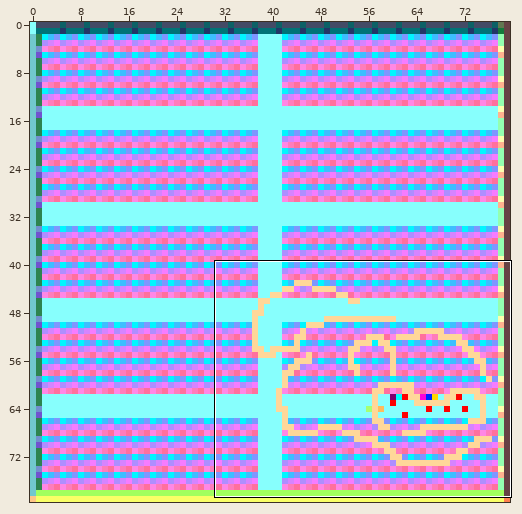
Edited in one commit: sprite sheet (bin/map_1.png). The picture above shows the old version from afar; the outline marks the close-up.
Close-up. Before the edit:
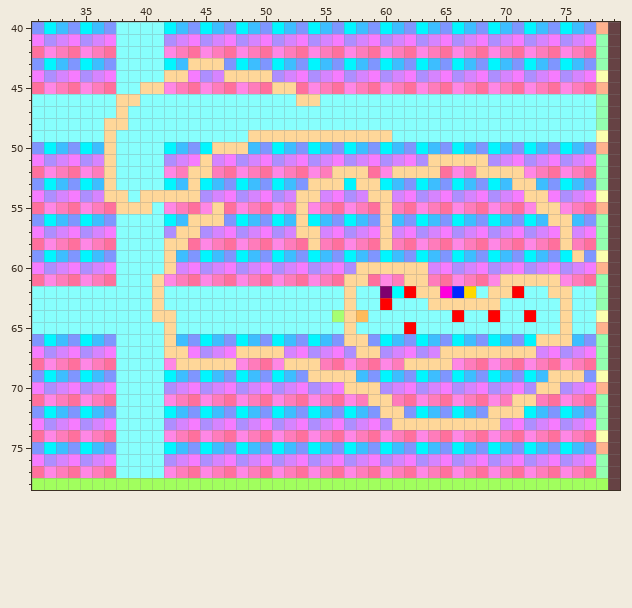
The file is 80x80 pixels. Colours within 5 levels of each other are drawn and written as one. Shown: x 31..79, y 40..78.
After:
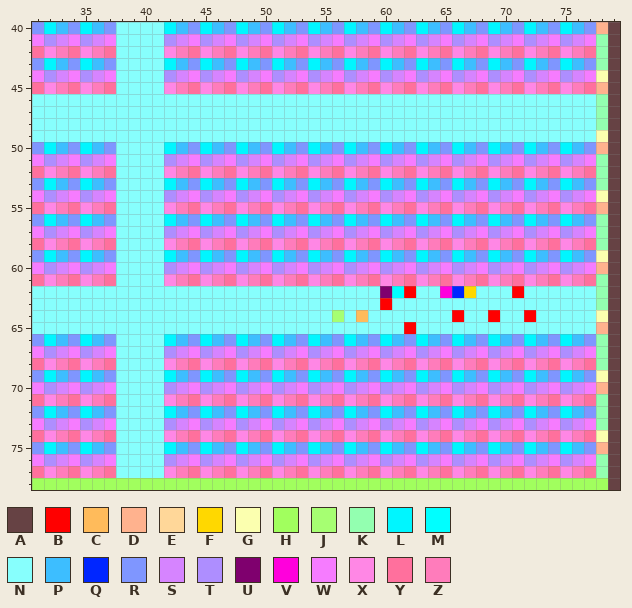
Palette (. is transparent): A #664244  B #ff0000  C #ffbb5b  D #ffb28e  E #ffd799  F #ffd800  G #fbffaf  H #a1ff5e  J #a6ff72  K #93ffb0  L #00f6ff  M #00ffff  N #87fffd  P #3dbeff  Q #0026ff  R #7f96ff  S #d684ff  T #ae8eff  U #7f006e  V #ff00dc  W #f67cff  X #ff87e5  Y #ff709d  Z #ff7cbb
Diff:
@@ x 31..79 @@
 42 YXZYXZYNNNNXZYXZYXZYXZYXZYXZYXZYXZYXZYXZYXZYXZYKA
-43 RLPRLPRNNNNLPEEERLPRLPRLPRLPRLPRLPRLPRLPRLPRLPRKA
-44 WTSWTSWNNNNEEWTSEEEETSWTSWTSWTSWTSWTSWTSWTSWTSWGA
-45 YXZYXZYNNEEXZYXZYXZYEEYXZYXZYXZYXZYXZYXZYXZYXZYDA
-46 NNNNNNNEENNNNNNNNNNNNNEENNNNNNNNNNNNNNNNNNNNNNNKA
-47 NNNNNNNENNNNNNNNNNNNNNNNNNNNNNNNNNNNNNNNNNNNNNNKA
-48 NNNNNNEENNNNNNNNNNNNNNNNNNNNNNNNNNNNNNNNNNNNNNNKA
-49 NNNNNNENNNNNNNNNNNEEEEEEEEEEEENNNNNNNNNNNNNNNNNGA
-50 RLPRLPENNNNLPRLEEEPRLPRLPRLPRLPRLPRLPRLPRLPRLPRDA
-51 WTSWTSENNNNTSWESWTSWTSWTSWTSWTSWTEEEEETSWTSWTSWKA
-52 YXZYXZENNNNXZEEZYXZYXZYXZEEEYXEEEEYXZEEEEXZYXZYKA
-53 RLPRLPENNNNLPELPRLPRLPREEELEELPRLPRLPRLPEEPRLPRKA
-54 WTSWTSEENEEEEETSWTSWTSEESWTSEESWTSWTSWTSWEEWTSWGA
-55 YXZYXZYEEENXZYXEYXZYXZEXZYXZYEZYXZYXZYXZYXEEXZYDA
-56 RLPRLPRNNNNLPEEERLPRLPELPRLPREPRLPRLPRLPRLPEEPRKA
-57 WTSWTSWNNNNTEETSWTSWTSEESWTSWESWTSWTSWTSWTSWESWKA
-58 YXZYXZYNNNNEEYXZYXZYXZYEZYXZYEZYXZYXZYXZYXZYEZYKA
-59 RLPRLPRNNNNEPRLPRLPRLPRLPRLPRLPRLPRLPRLPRLPRLERGA
-60 WTSWTSWNNNNESWTSWTSWTSWTSWTEEEEEESWTSWTSWTSWTSWDA
-61 YXZYXZYNNNEXZYXZYXZYXZYXZYEEYXZEEZYXZYXEEEEEXZYKA
-62 NNNNNNNNNNENNNNNNNNNNNNNNNENNUMBEEVQFNEEBNNEENNKA
-63 NNNNNNNNNNENNNNNNNNNNNNNNNENNBNNNEEEEEENNNNNENNKA
-64 NNNNNNNNNNEENNNNNNNNNNNNNJECNNNNNNNBNNBNNBNNENNGA
-65 NNNNNNNNNNNENNNNNNNNNNNNNNENNNNBNNNNNNNNNNNNENNDA
-66 RLPRLPRNNNNEPRLPRLPRLPRLPREERLPRLPRLPRLPRLEEEPRKA
-67 WTSWTSWNNNNEEWTSWEEEESWTSWTEETSWTSEEEEEEEESWTSWKA
-68 YXZYXZYNNNNXEEEEEXZYXEEEZYXZYXZEEEEXZYXZYXZYXZYKA
-69 RLPRLPRNNNNLPRLPRLPRLPREEEEPRLPRLPRLPRLPRLPEEERGA
-70 WTSWTSWNNNNTSWTSWTSWTSWTSWEEETSWTSWTSWTSWTEETSWDA
-71 YXZYXZYNNNNXZYXZYXZYXZYXZYXZEEZYXZYXZYXZEEZYXZYKA
-72 RLPRLPRNNNNLPRLPRLPRLPRLPRLPREERLPRLPREEELPRLPRKA
-73 WTSWTSWNNNNTSWTSWTSWTSWTSWTSWTEEEEEEEEESWTSWTSWKA
+43 RLPRLPRNNNNLPRLPRLPRLPRLPRLPRLPRLPRLPRLPRLPRLPRKA
+44 WTSWTSWNNNNTSWTSWTSWTSWTSWTSWTSWTSWTSWTSWTSWTSWGA
+45 YXZYXZYNNNNXZYXZYXZYXZYXZYXZYXZYXZYXZYXZYXZYXZYDA
+46 NNNNNNNNNNNNNNNNNNNNNNNNNNNNNNNNNNNNNNNNNNNNNNNKA
+47 NNNNNNNNNNNNNNNNNNNNNNNNNNNNNNNNNNNNNNNNNNNNNNNKA
+48 NNNNNNNNNNNNNNNNNNNNNNNNNNNNNNNNNNNNNNNNNNNNNNNKA
+49 NNNNNNNNNNNNNNNNNNNNNNNNNNNNNNNNNNNNNNNNNNNNNNNGA
+50 RLPRLPRNNNNLPRLPRLPRLPRLPRLPRLPRLPRLPRLPRLPRLPRDA
+51 WTSWTSWNNNNTSWTSWTSWTSWTSWTSWTSWTSWTSWTSWTSWTSWKA
+52 YXZYXZYNNNNXZYXZYXZYXZYXZYXZYXZYXZYXZYXZYXZYXZYKA
+53 RLPRLPRNNNNLPRLPRLPRLPRLPRLPRLPRLPRLPRLPRLPRLPRKA
+54 WTSWTSWNNNNTSWTSWTSWTSWTSWTSWTSWTSWTSWTSWTSWTSWGA
+55 YXZYXZYNNNNXZYXZYXZYXZYXZYXZYXZYXZYXZYXZYXZYXZYDA
+56 RLPRLPRNNNNLPRLPRLPRLPRLPRLPRLPRLPRLPRLPRLPRLPRKA
+57 WTSWTSWNNNNTSWTSWTSWTSWTSWTSWTSWTSWTSWTSWTSWTSWKA
+58 YXZYXZYNNNNXZYXZYXZYXZYXZYXZYXZYXZYXZYXZYXZYXZYKA
+59 RLPRLPRNNNNLPRLPRLPRLPRLPRLPRLPRLPRLPRLPRLPRLPRGA
+60 WTSWTSWNNNNTSWTSWTSWTSWTSWTSWTSWTSWTSWTSWTSWTSWDA
+61 YXZYXZYNNNNXZYXZYXZYXZYXZYXZYXZYXZYXZYXZYXZYXZYKA
+62 NNNNNNNNNNNNNNNNNNNNNNNNNNNNNUMBNNVQFNNNBNNNNNNKA
+63 NNNNNNNNNNNNNNNNNNNNNNNNNNNNNBNNNNNNNNNNNNNNNNNKA
+64 NNNNNNNNNNNNNNNNNNNNNNNNNJNCNNNNNNNBNNBNNBNNNNNGA
+65 NNNNNNNNNNNNNNNNNNNNNNNNNNNNNNNBNNNNNNNNNNNNNNNDA
+66 RLPRLPRNNNNLPRLPRLPRLPRLPRLPRLPRLPRLPRLPRLPRLPRKA
+67 WTSWTSWNNNNTSWTSWTSWTSWTSWTSWTSWTSWTSWTSWTSWTSWKA
+68 YXZYXZYNNNNXZYXZYXZYXZYXZYXZYXZYXZYXZYXZYXZYXZYKA
+69 RLPRLPRNNNNLPRLPRLPRLPRLPRLPRLPRLPRLPRLPRLPRLPRGA
+70 WTSWTSWNNNNTSWTSWTSWTSWTSWTSWTSWTSWTSWTSWTSWTSWDA
+71 YXZYXZYNNNNXZYXZYXZYXZYXZYXZYXZYXZYXZYXZYXZYXZYKA
+72 RLPRLPRNNNNLPRLPRLPRLPRLPRLPRLPRLPRLPRLPRLPRLPRKA
+73 WTSWTSWNNNNTSWTSWTSWTSWTSWTSWTSWTSWTSWTSWTSWTSWKA
 74 YXZYXZYNNNNXZYXZYXZYXZYXZYXZYXZYXZYXZYXZYXZYXZYGA
Boxes around the changes in both close-ups, in picture pixels (x1, y1, x2, y2):
changed: (104, 58, 584, 430)
